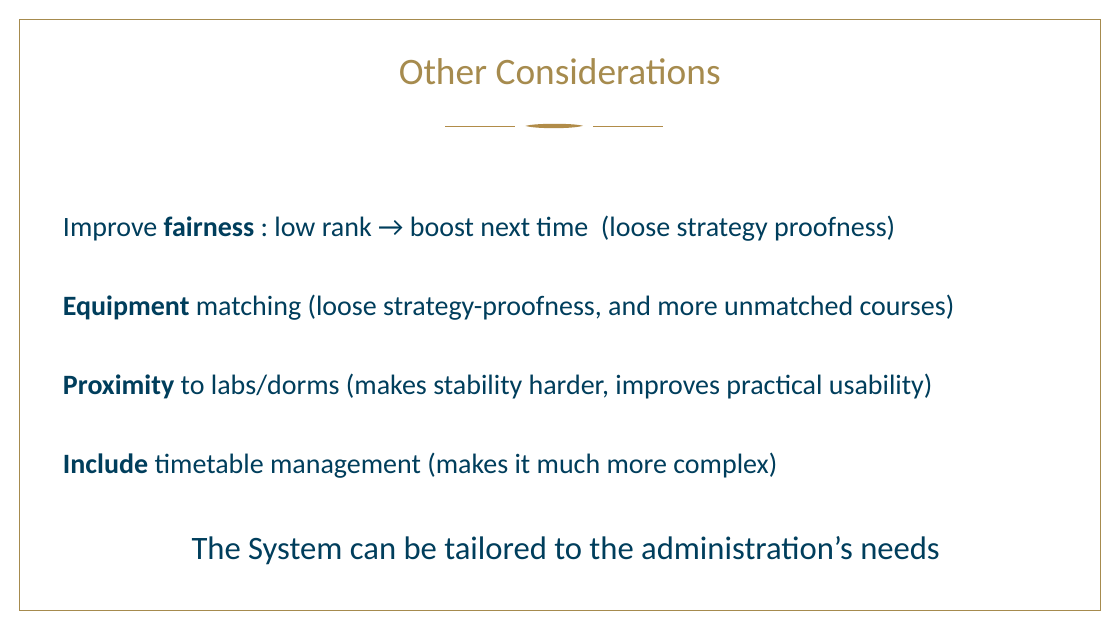
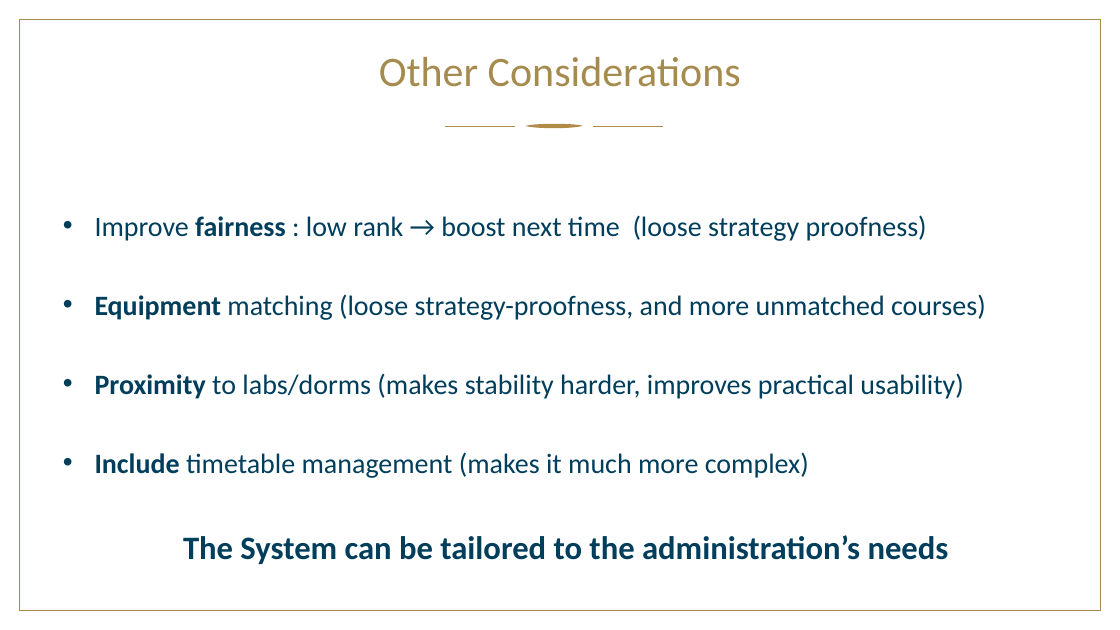
Before and after one commit to Mttmin/classroom_allocation, a slide deck: slide 7 of Pitch Minguet.pptx (slide 6 before the commit). Drawn at 1120x630 pixels with LibreOffice and Linux fonts; fonts in the diff are those of the drawing; background and template pictures are left out. Boxes give left, top, right and bottom in pixels: in the first picture for what was removed or moved away, otherwise in the second. Text is boxed around its words. In the diff, an @@ line names an element or a change of style, - is before the commit and + after.

```diff
--- a/Pitch Minguet.pptx
+++ b/Pitch Minguet.pptx
@@ title "Other Considerations" at [379,57,741,87]: size 32 to 36 pt @@
@@ text "Improve fairness : low rank ..." at [95,215,986,478]: bullet none to • @@
@@ text "The System can be tailored ..." at [183,535,949,564]: bold on @@
```
Also in this commit, not shown: 6 other slides changed, 1 slide added, 5 other files.
